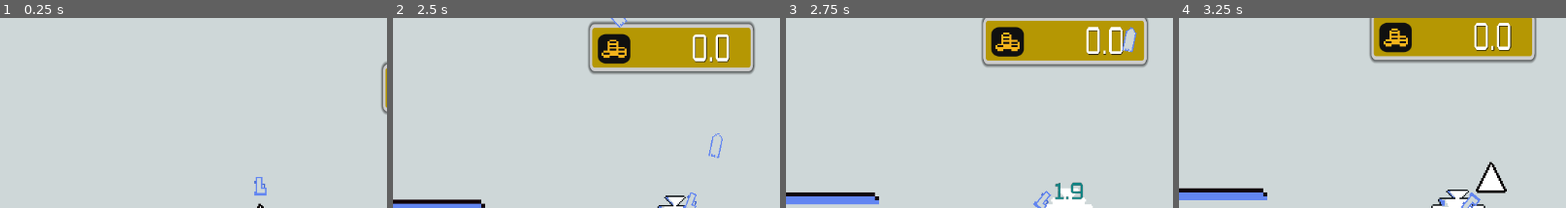
Above: before the commit, frames 1-4 (left to right).
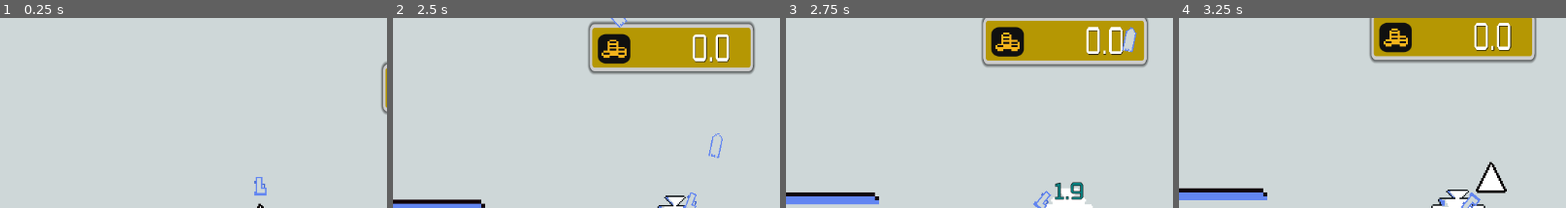
Above: after the commit, the same moments.

Repository: Abdullah-Ghaith/roomrushInc
Game: Godot game, scene res://Scenes/main.tscn
The game is run twice, just before and just after one commit, with the same random seed, the same clock (stepped at 60 frames per second) and the same inputs.
Inputs (mouse positions are % of the whole screen's width and height, from its top left):
- Up to frame 1 (0.25 s): no input
- Up to frame 2 (2.5 s): move the mouse to (72, 52) at 0.52 s; press the mouse at (72, 52) at 0.53 s; hold D (move_right) 0.53-2.03 s; tap Space (jump) at 0.77, 1.52 s; move the mouse to (30, 63) at 1.27 s; release the mouse at (30, 63) at 1.28 s; click (30, 63) at 1.35 s; move the mouse to (60, 32) at 2.02 s; press the mouse at (60, 32) at 2.03 s; hold A (move_left) from 2.03 s (still down)
- Up to frame 3 (2.75 s): keep holding A (move_left)
- Up to frame 4 (3.25 s): move the mouse to (45, 80) at 2.77 s; release A (move_left) at 2.78 s; release the mouse at (45, 80) at 2.78 s; hold D (move_right) from 2.78 s (still down); click (45, 80) at 2.85 s; tap Space (jump) at 3.02 s
The pictures show only the part of the screen within x 16-66%, y 9-59%; the shares and areas given below are measured in that part.

Frames 1-2 are identical in both runs. In frame 3, 0.3% of the frame differs, in the area x 69-77%, y 86-96%; in frame 4, nothing differs.

Commit message:
add hit splash

Diff:
--- a/Objects/AttackDummy/dummy.tscn
+++ b/Objects/AttackDummy/dummy.tscn
@@ -105,7 +105,7 @@
 font = ExtResource("11_x2n41")
 font_size = 32
 font_color = Color(0, 0.5019608, 0.5019608, 1)
-outline_size = 1
+outline_size = 3
 outline_color = Color(0.017732391, 0.017732391, 0.01773239, 1)
 
 [node name="Dummy" type="Node2D"]
--- a/Objects/Projectiles/basic_bullet.tscn
+++ b/Objects/Projectiles/basic_bullet.tscn
@@ -1,8 +1,9 @@
-[gd_scene load_steps=5 format=3 uid="uid://6nuniiqaooo5"]
+[gd_scene load_steps=6 format=3 uid="uid://6nuniiqaooo5"]
 
 [ext_resource type="Script" uid="uid://bvxm5tdamqg3y" path="res://Util/Classes/Projectiles/BasicBulletClass.gd" id="1_vfe2u"]
 [ext_resource type="Resource" uid="uid://dfo5n8x80vel1" path="res://Resources/Projectile/basic_bullet.tres" id="2_8k1wl"]
 [ext_resource type="Texture2D" uid="uid://0ikplup2awil" path="res://Assets/Projectile/basic-bullet.png" id="2_e4rrk"]
+[ext_resource type="PackedScene" uid="uid://dq47g0ev75owp" path="res://Objects/VFX/HitSpark/hit_spark.tscn" id="3_3sfd8"]
 
 [sub_resource type="RectangleShape2D" id="RectangleShape2D_8k1wl"]
 size = Vector2(36, 16)
@@ -12,6 +13,7 @@
 collision_mask = 32
 script = ExtResource("1_vfe2u")
 bullet_data = ExtResource("2_8k1wl")
+HIT_FX = Array[PackedScene]([ExtResource("3_3sfd8")])
 metadata/_custom_type_script = "uid://bvxm5tdamqg3y"
 
 [node name="Sprite2D" type="Sprite2D" parent="."]
--- /dev/null
+++ b/Objects/VFX/HitSpark/hit_spark.gd
@@ -0,0 +1,6 @@
+extends AnimatedSprite2D
+
+
+func _ready() -> void:
+	play("hit")
+	animation_finished.connect(queue_free)
--- /dev/null
+++ b/Objects/VFX/HitSpark/hit_spark.tscn
@@ -0,0 +1,60 @@
+[gd_scene load_steps=10 format=3 uid="uid://dq47g0ev75owp"]
+
+[ext_resource type="Texture2D" uid="uid://byxvl7v7qcb6h" path="res://Assets/VFX/HitFX2-Sheet-export.png" id="1_56pu2"]
+[ext_resource type="Script" uid="uid://bcy01v3ww4ldn" path="res://Objects/VFX/HitSpark/hit_spark.gd" id="2_wd1wo"]
+
+[sub_resource type="AtlasTexture" id="AtlasTexture_wd1wo"]
+atlas = ExtResource("1_56pu2")
+region = Rect2(0, 0, 96, 96)
+
+[sub_resource type="AtlasTexture" id="AtlasTexture_leik2"]
+atlas = ExtResource("1_56pu2")
+region = Rect2(96, 0, 96, 96)
+
+[sub_resource type="AtlasTexture" id="AtlasTexture_lfkgp"]
+atlas = ExtResource("1_56pu2")
+region = Rect2(192, 0, 96, 96)
+
+[sub_resource type="AtlasTexture" id="AtlasTexture_7xeod"]
+atlas = ExtResource("1_56pu2")
+region = Rect2(288, 0, 96, 96)
+
+[sub_resource type="AtlasTexture" id="AtlasTexture_jwpkq"]
+atlas = ExtResource("1_56pu2")
+region = Rect2(384, 0, 96, 96)
+
+[sub_resource type="AtlasTexture" id="AtlasTexture_wk4dt"]
+atlas = ExtResource("1_56pu2")
+region = Rect2(480, 0, 96, 96)
+
+[sub_resource type="SpriteFrames" id="SpriteFrames_0secw"]
+animations = [{
+"frames": [{
+"duration": 1.0,
+"texture": SubResource("AtlasTexture_wd1wo")
+}, {
+"duration": 1.0,
+"texture": SubResource("AtlasTexture_leik2")
+}, {
+"duration": 1.0,
+"texture": SubResource("AtlasTexture_lfkgp")
+}, {
+"duration": 1.0,
+"texture": SubResource("AtlasTexture_7xeod")
+}, {
+"duration": 1.0,
+"texture": SubResource("AtlasTexture_jwpkq")
+}, {
+"duration": 1.0,
+"texture": SubResource("AtlasTexture_wk4dt")
+}],
+"loop": false,
+"name": &"hit",
+"speed": 15.0
+}]
+
+[node name="HitSpark" type="AnimatedSprite2D"]
+self_modulate = Color(0.51021254, 0.6423049, 0.97175056, 1)
+sprite_frames = SubResource("SpriteFrames_0secw")
+animation = &"hit"
+script = ExtResource("2_wd1wo")
--- a/Util/Classes/Projectiles/BasicBulletClass.gd
+++ b/Util/Classes/Projectiles/BasicBulletClass.gd
@@ -1,6 +1,7 @@
 class_name basicBullet extends Area2D
 
 @export var bullet_data : projectileData
+@export var HIT_FX : Array[PackedScene]
 
 func _ready() -> void:
 	self.top_level = true
@@ -16,9 +17,21 @@
 
 func _on_hitbox_entered(area: Area2D) -> void:
 	if area is HitboxComponent:
+		## Compose attack
 		var attack = Attack.new()
 		attack.attack_damage   = bullet_data.damage
 		attack.attack_position = self.global_position
 		attack.knockback_force = bullet_data.knockback
 		area.take_damage(attack)
+
+		## Spawn in VFX
+		for fx in HIT_FX:
+			var fx_node = fx.instantiate()
+			# add rand for juice (TODO? Could make these rand values a part of the data class)
+			fx_node.global_position = global_position + Vector2(randf_range(-8, 8), randf_range(-8, 8))
+			fx_node.scale = Vector2.ONE * randf_range(0.8, 1.2)
+			fx_node.rotation = randf_range(-0.3, 0.3)
+			# add to root so it doesn't get freed with the bullet
+			get_tree().root.add_child(fx_node)
+
 		queue_free()
Not shown, added: Objects/VFX/HitSpark/hit_spark.gd.uid
Not shown, changed: todo.txt
